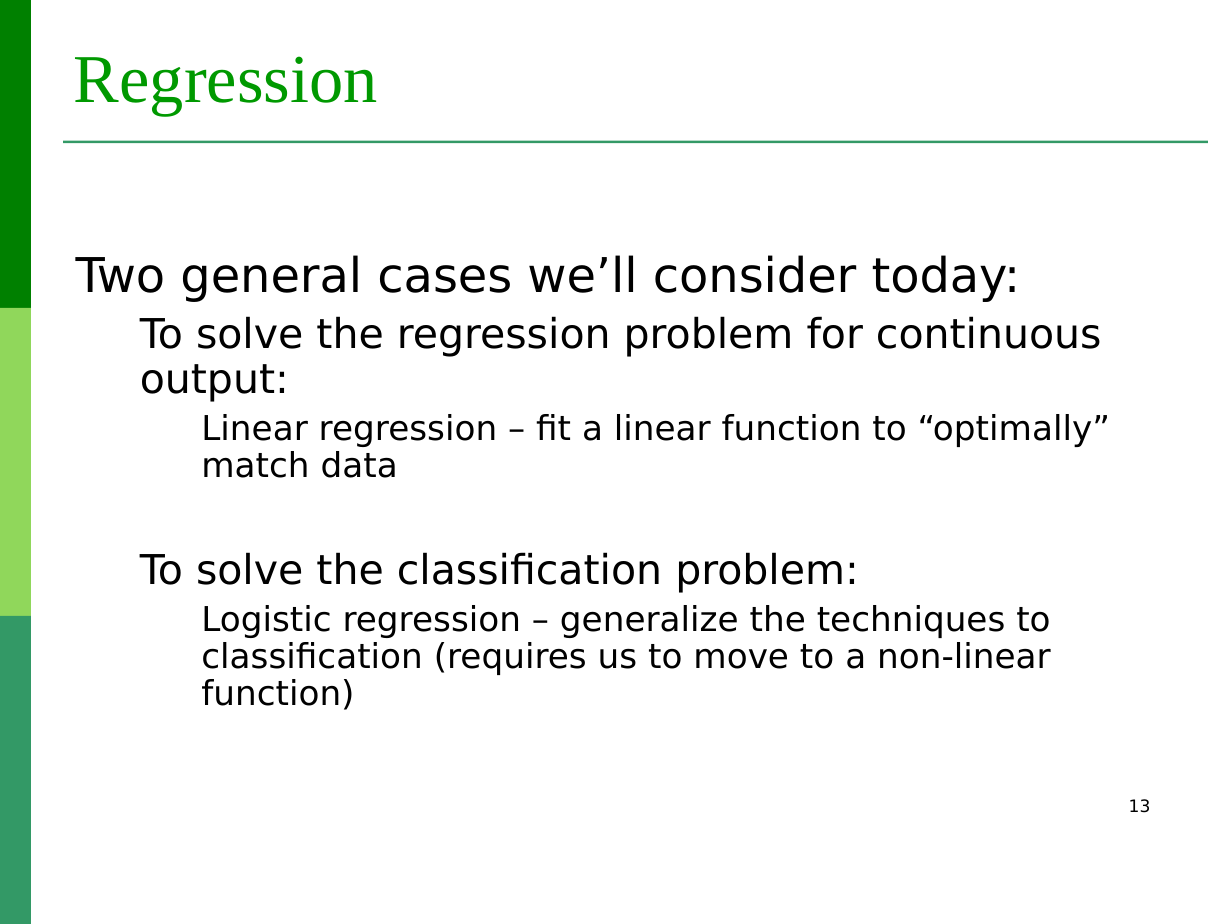
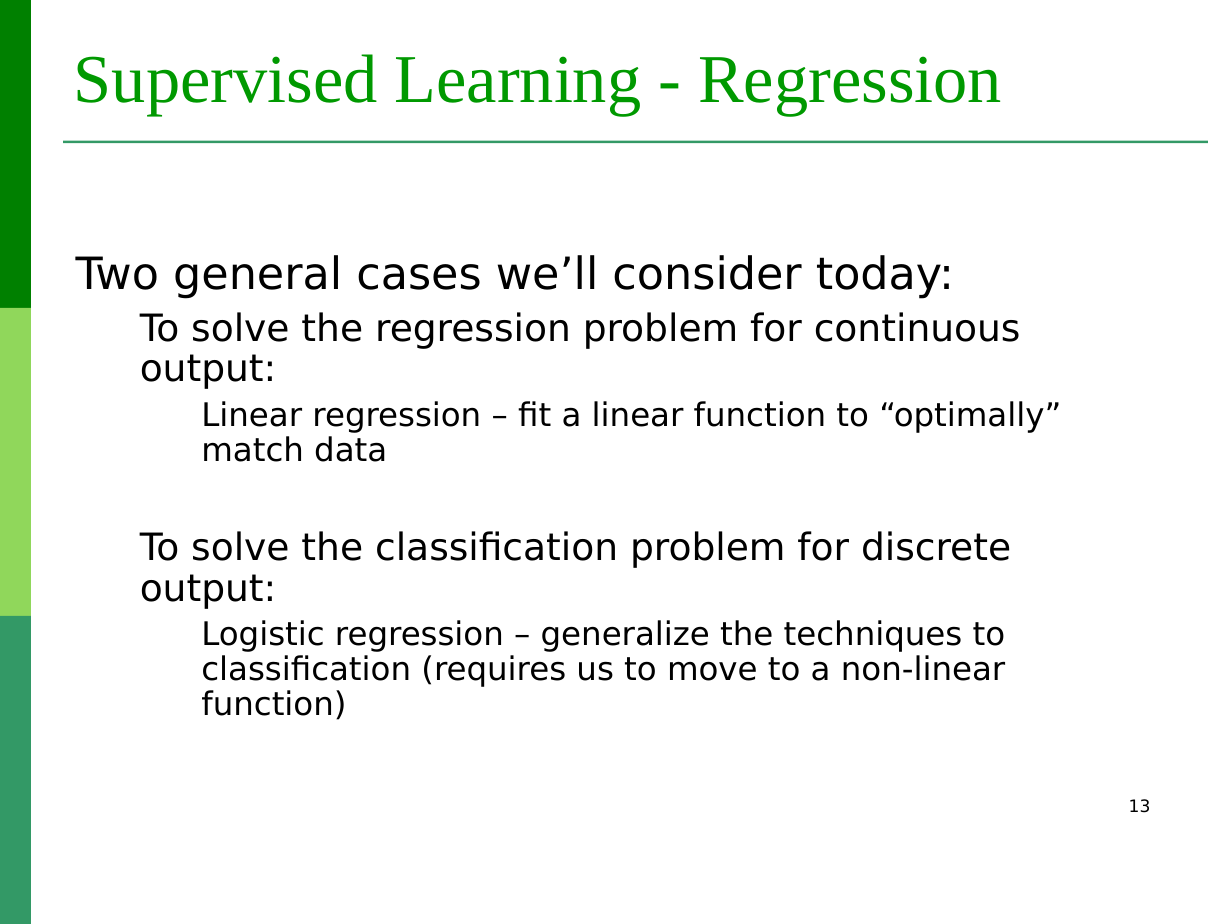
Before and after one commit to lauradiosan/DS-UBB, a slide deck: slide 13 of 2024-2025/lectures/ML_regression.ppt. Drawn at 1232x924 pixels with LibreOffice and Linux fonts; fonts in the diff are those of the drawing. Boxes give left, top, right and bottom in pixels: in the first picture for what was removed or moved away, otherwise in the second. Text is boxed around its words. In the diff, an @@ line names an element or a change of style, - is before the commit and + after.

```diff
--- a/2024-2025/lectures/ML_regression.ppt
+++ b/2024-2025/lectures/ML_regression.ppt
@@ title at (74,54,1002,115): text changed @@
-Regression
+Supervised Learning - Regression
@@ text at (76,255,1061,720): size 28 to 26 pt in "Two general cases we’ll consider today:"; size 24 to 22 pt in "To solve the regression problem for continuous ..."; size 20 to 19 pt in "Linear regression – fit a linear function ...", "Logistic regression – generalize the techniques to ..." @@
@@ text at (140,531,1011,609): text changed; size 24 to 22 pt @@
-  To solve the classification problem:
+  To solve the classification problem for discrete output:
```
Also in this commit, not shown: 18 other slides changed, 11 other files.
